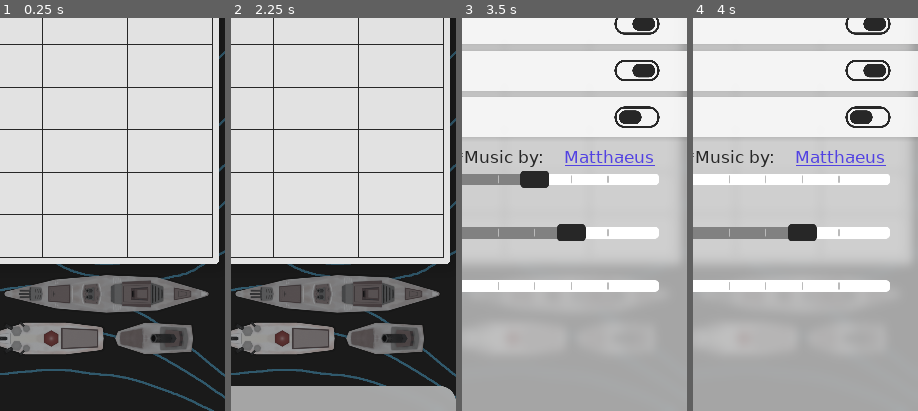
Above: before the commit, frames 1-4 (left to right).
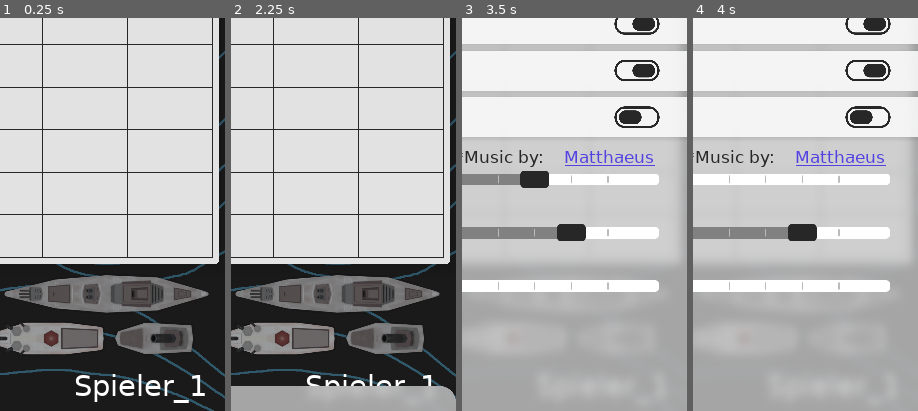
Above: after the commit, the same moments.

Repository: Asf-i/Schiffeversenken
Game: Godot game, scene res://Szenen/Haupt.tscn
The game is run twice, just before and just after one commit, with the same random seed, the same clock (stepped at 60 frames per second) and the same inputs. This scene is started directly instead of the project's main scene.
Inputs (mouse positions are % of the whole screen's width and height, from its top left):
- Up to frame 1 (0.25 s): no input
- Up to frame 2 (2.25 s): click (8, 29) at 0.52 s; tap Enter at 1.25 s; move the mouse to (72, 44) at 1.27 s; hold Up (ui_up) 1.28-2 s; click (72, 44) at 1.42 s; tap Space at 2 s; drag from (30, 54) to (8, 29) at 2.02 s
- Up to frame 3 (3.5 s): move the mouse to (60, 27) at 2.77 s; hold Up (ui_up) from 2.78 s (still down)
- Up to frame 4 (4 s): release Up (ui_up) at 3.5 s; tap Enter at 3.5 s; drag from (45, 70) to (17, 29) at 3.52 s
The pictures show only the part of the screen within x 50-100%, y 50-100%; the shares and areas given below are measured in that part.

The runs differ from the first frame. In frame 1, 1.3% of the frame differs, in the area x 33-92%, y 90-98%; in frame 2, 0.5%; in frame 3, less than 0.1%; in frame 4, less than 0.1%.

Commit message:
Fix Bug, VerschiebungSlider value nur in Start geupdatet

Diff:
--- a/Skripte/Einstellungen.gd
+++ b/Skripte/Einstellungen.gd
@@ -15,7 +15,8 @@
 	$Vibration/Vibration2.pressed = Autoload.savegame_data.vibration
 	$ScreenshakeSlider.value = Autoload.savegame_data.screenshake_value
 	$MusicSlider.value = Autoload.savegame_data.musiklautstaerke
-	#VerschiebungSlider wird in Start.gd gesetzt
+	if get_node_or_null("/root/Start") == null:
+		$VerschiebungSlider.value = Autoload.savegame_data.verschiebung
 	richtunganders = 1
 	ready_done = true
 
--- a/Szenen/Haupt.tscn
+++ b/Szenen/Haupt.tscn
@@ -922,10 +922,10 @@
 anchor_right = 1.0
 anchor_bottom = 1.0
 margin_left = 168.0
-margin_top = 3740.0
-margin_right = 2132.91
-margin_bottom = 3822.0
-text = "SpielerName "
+margin_top = -100.0
+margin_right = -22.0
+margin_bottom = -18.0
+text = "SpielerName"
 align = 2
 clip_text = true
 __meta__ = {
--- a/Szenen/Start.tscn
+++ b/Szenen/Start.tscn
@@ -416,7 +416,7 @@
 margin_right = -16.0
 custom_colors/font_color = Color( 0.572549, 0.572549, 0.572549, 1 )
 custom_fonts/font = SubResource( 14 )
-text = "v0.5.7"
+text = "v0.5.9"
 align = 2
 __meta__ = {
 "_edit_use_anchors_": false
@@ -631,7 +631,7 @@
 margin_left = 270.0
 margin_top = 480.0
 margin_right = 270.0
-margin_bottom = 480.001
+margin_bottom = 480.0
 rect_scale = Vector2( 0.5, 0.5 )
 __meta__ = {
 "_edit_use_anchors_": false
Not shown, changed: export_presets.cfg
